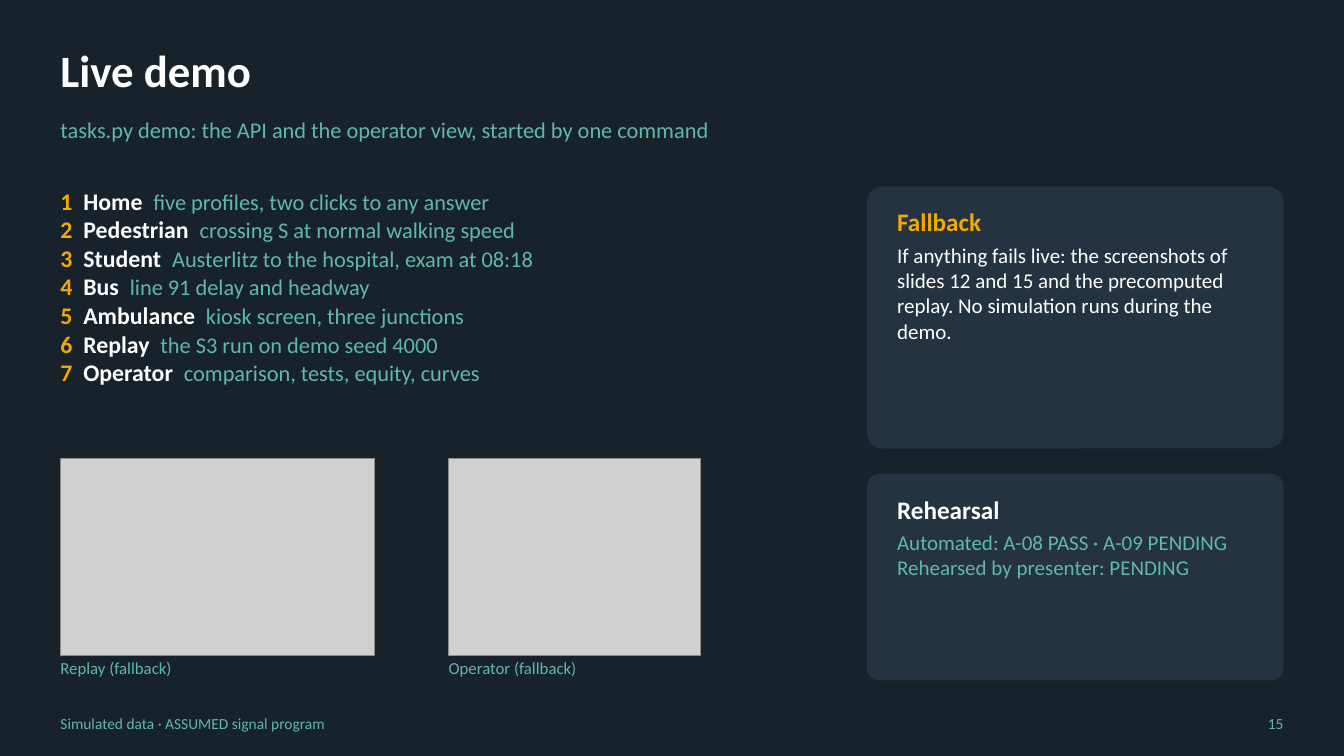
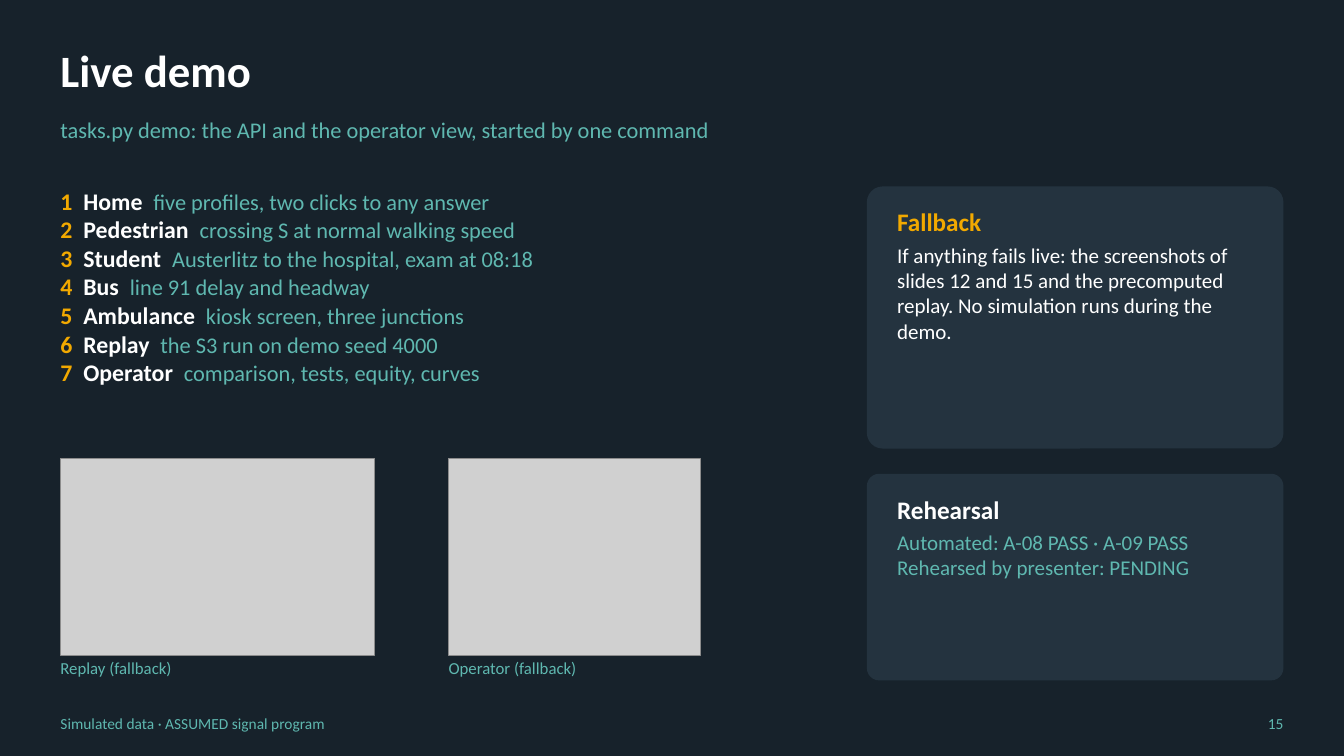
Before and after one commit to motezjerbi/urban-traffic-twin, a slide deck: slide 15 of docs/slides/urban_traffic_twin.pptx. Drawn at 1344x756 pixels with LibreOffice and Linux fonts; fonts in the diff are those of the drawing; grey boxes stand for pictures. Boxes give left, top, right and bottom in pixels: in the first picture for what was removed or moved away, otherwise in the second. Text is boxed around its words. In the diff, an @@ line names an element or a change of style, - is before the commit and + after.

```diff
--- a/docs/slides/urban_traffic_twin.pptx
+++ b/docs/slides/urban_traffic_twin.pptx
@@ text at (897,535,1189,550): text changed @@
-Automated: A-08 PASS · A-09 PENDING
+Automated: A-08 PASS · A-09 PASS
```
Also in this commit, not shown: 1 other slide changed, 5 other files.
